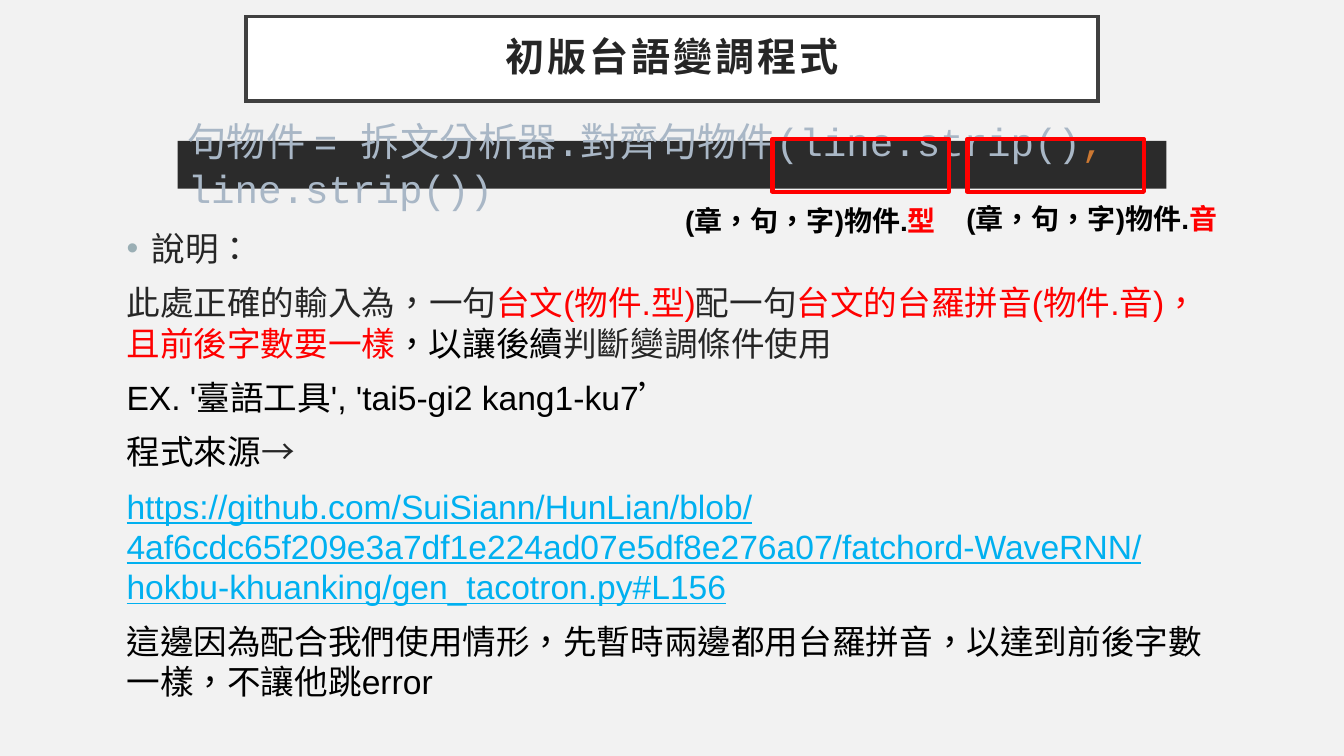
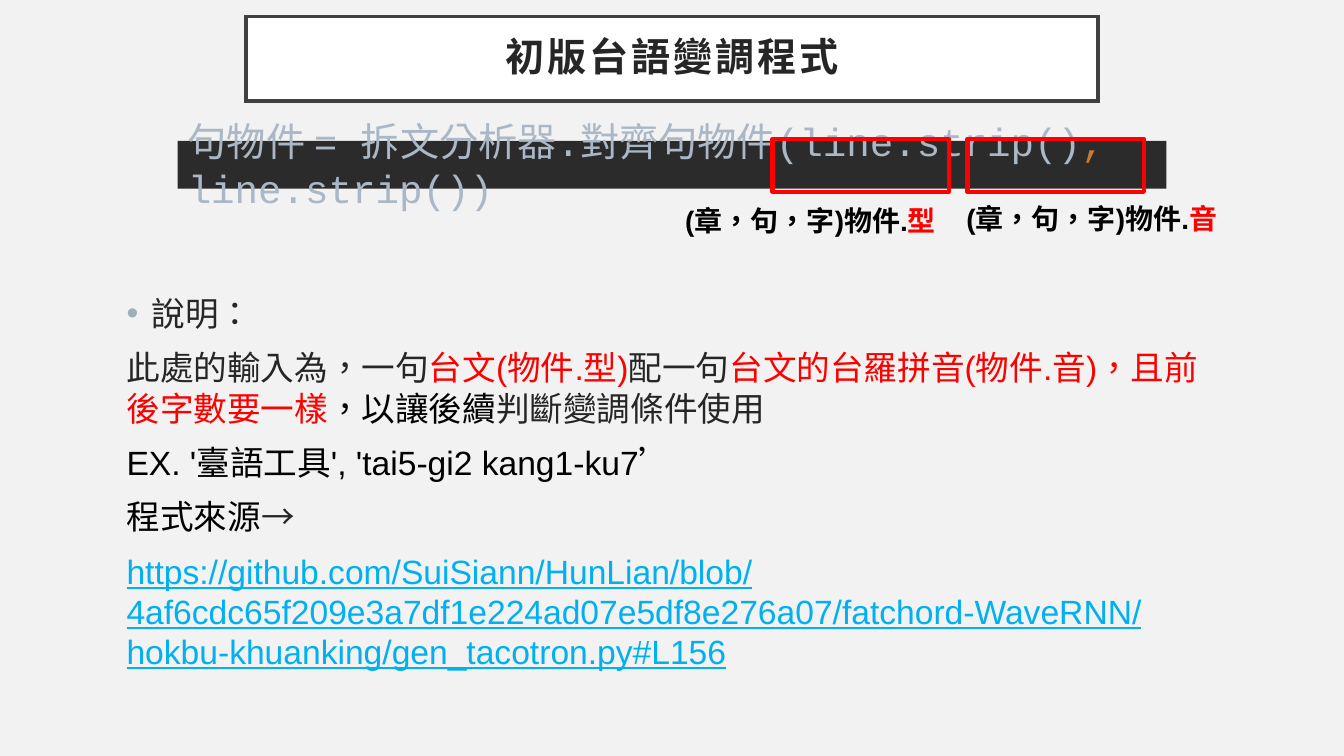
Before and after one commit to 108368090/tai5-gi2_pian3-tiau7, a slide deck: slide 4 of 台語變調程式說明(含附件檔案說明).pptx. Drawn at 1344x756 pixels with LibreOffice and Linux fonts; fonts in the diff are those of the drawing. Boxes give left, top, right and bottom in pixels: in the first picture for what was removed or moved away, otherwise in the second. Text is boxed around its words. In the diff, an @@ line names an element or a change of style, - is before the commit and + after.

```diff
--- a/台語變調程式說明(含附件檔案說明).pptx
+++ b/台語變調程式說明(含附件檔案說明).pptx
@@ text "說明：": place and size @@
-text "說明：" at <box>127,233,1202,697</box>
+text "說明：" at <box>127,298,1198,671</box>
@@ text at <box>127,351,1198,424</box>: text changed @@
-此處正確的輸入為，一句台文(物件.型)配一句台文的台羅拼音(物件.音)，且前後字數要一樣，以讓後續判斷變調條件使用
+此處的輸入為，一句台文(物件.型)配一句台文的台羅拼音(物件.音)，且前後字數要一樣，以讓後續判斷變調條件使用
@@ text at <box>127,625,1202,697</box>: paragraph removed @@
-這邊因為配合我們使用情形，先暫時兩邊都用台羅拼音，以達到前後字數一樣，不讓他跳error
```
Also in this commit, not shown: 6 other slides changed, 1 slide added, 2 slides removed, 10 other files.
